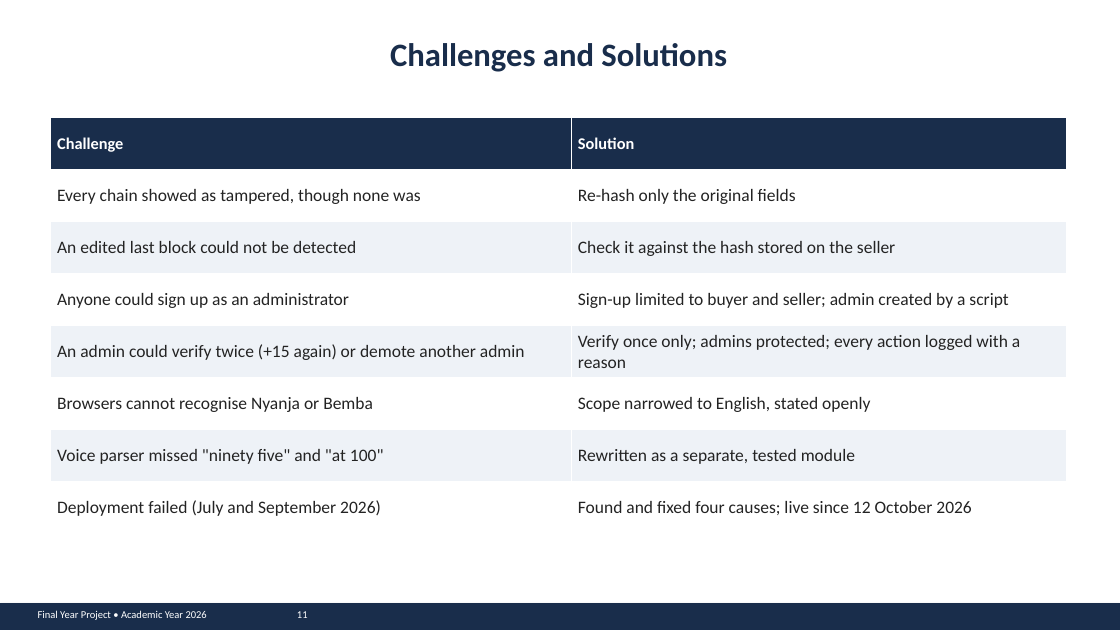
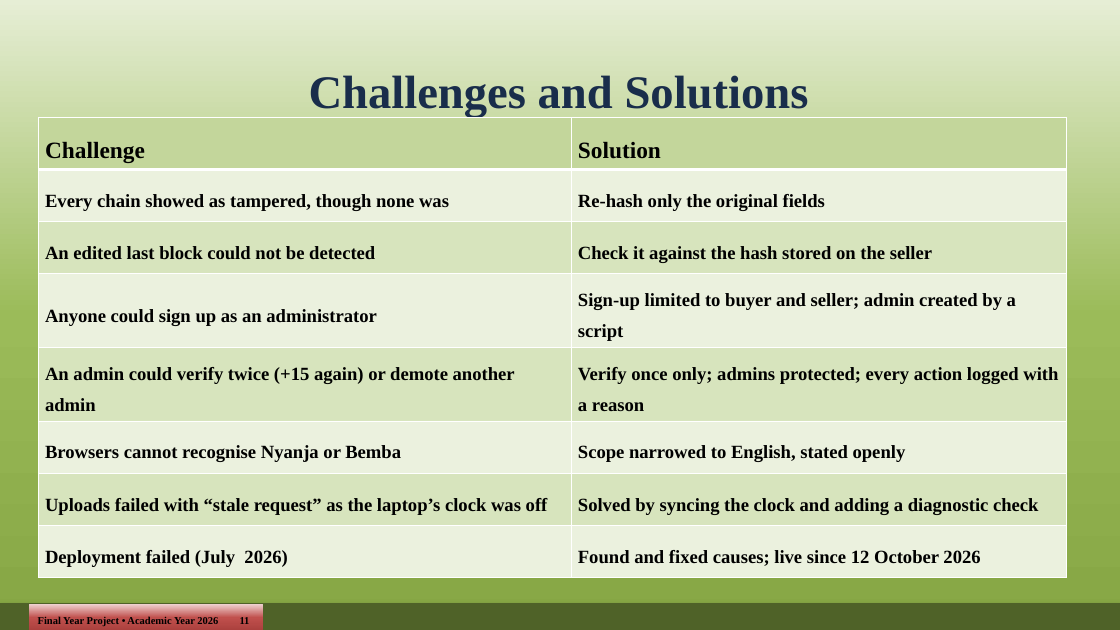
Before and after one commit to john-chola/ZamMarket, a slide deck: slide 11 of docs/presentation/ZamMarket_Presentation.pptx. Drawn at 1120x630 pixels with LibreOffice and Linux fonts; fonts in the diff are those of the drawing. Boxes give left, top, right and bottom in pixels: in the first picture for what was removed or moved away, otherwise in the second. Text is boxed around its words. In the diff, an @@ line names an element or a change of style, - is before the commit and + after.

```diff
--- a/docs/presentation/ZamMarket_Presentation.pptx
+++ b/docs/presentation/ZamMarket_Presentation.pptx
@@ background #FFFFFF to gradient #E6EED5 to #9BBB59 to #86A644 @@
@@ text "Challenges and Solutions": place and size @@
-text "Challenges and Solutions" at [390, 43, 727, 72]
+text "Challenges and Solutions" at [309, 75, 809, 118]
@@ text "Challenges and Solutions" at [309, 75, 809, 118]: size 28 to 40 pt, font Calibri to Times New Roman; line spacing 1 to 1.5 @@
@@ table at [39, 118, 1067, 571] @@
@@ row 7, column 1: "Voice parser missed "ninety five" and "at 100"" to "Uploads failed with “stale request” as the laptop’s clock was off" @@
-row 7, column 2: Rewritten as a separate, tested module
+row 7, column 2: Solved by syncing the clock and adding a diagnostic check
-row 8, column 1: Deployment failed (July and September 2026)
+row 8, column 1: Deployment failed (July 2026)
-row 8, column 2: Found and fixed four causes; live since 12 October 2026
+row 8, column 2: Found and fixed causes; live since 12 October 2026
@@ fill #192D4B to #C3D69B in row 1 @@
@@ fill #FFFFFF to #EBF1DE in 8 cells @@
@@ fill #EEF2F7 to #D7E4BD in 6 cells @@
@@ size 14 to 20 pt, text colour #FFFFFF to #000000 in "Challenge", "Solution" @@
@@ font Calibri to Times New Roman in "Challenge", "Solution", "Every chain showed as tampered, though none ...", "Re-hash only the original fields" and 8 more places @@
@@ size 15 to 16 pt, text colour #232323 to #000000, bold on in "Every chain showed as tampered, though none ...", "Re-hash only the original fields", "An edited last block could not be ...", "Check it against the hash stored on ..." and 6 more places @@
@@ line spacing 1 to 1.5 @@
@@ table: place and size @@
-table at [50, 118, 1067, 534]
+table at [39, 118, 1067, 571]
@@ rectangle at [0, 603, 1120, 630]: fill #192D4B to #4F6228 @@
@@ rectangle "Final Year Project • Academic ...": place and size @@
-rectangle "Final Year Project • Academic ..." at [38, 610, 308, 620]
+rectangle "Final Year Project • Academic ..." at [29, 604, 263, 630]
@@ rectangle "Final Year Project • Academic ..." at [29, 604, 263, 630]: font Calibri to Times New Roman, text colour #FFFFFF to #000000, bold on; line spacing 1 to 1.5; fill none to gradient #EFD3D2 to #C0504D to #A93F3C @@
```
Also in this commit, not shown: 15 other slides changed, 1 slide removed, 5 other files.
